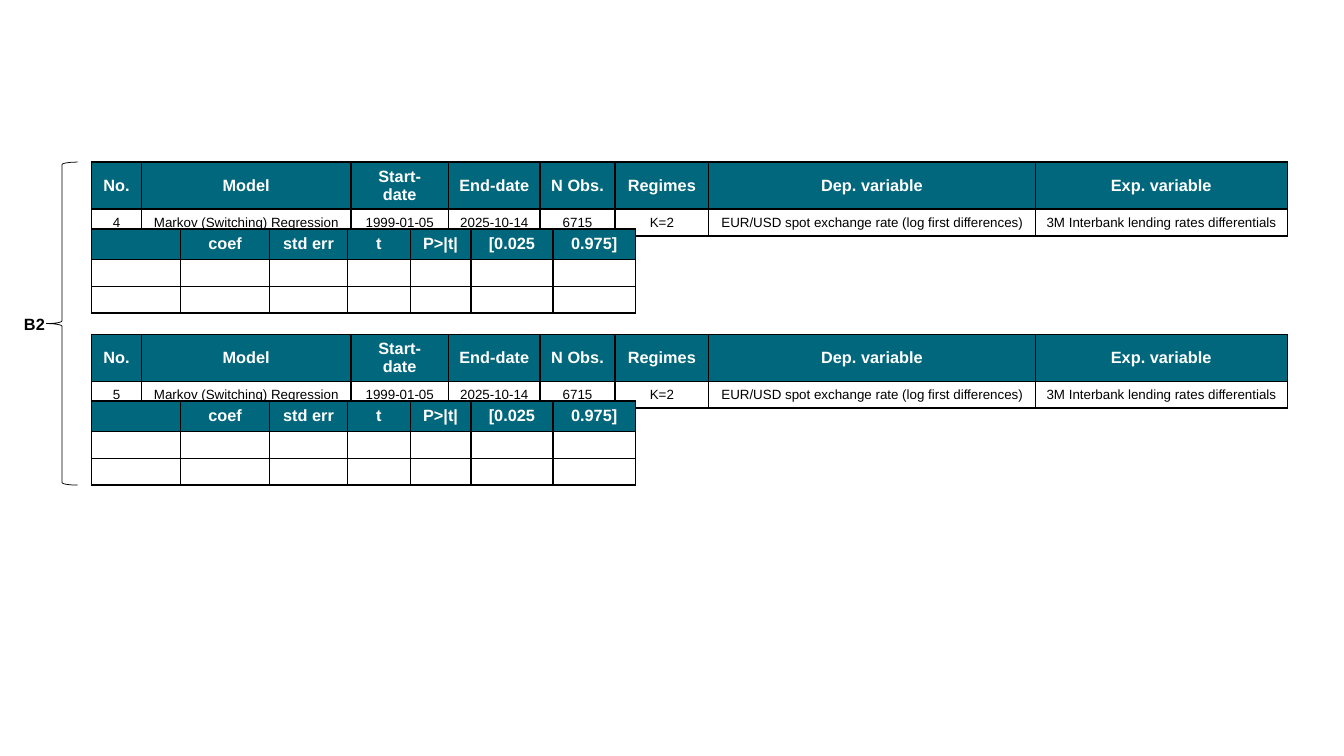
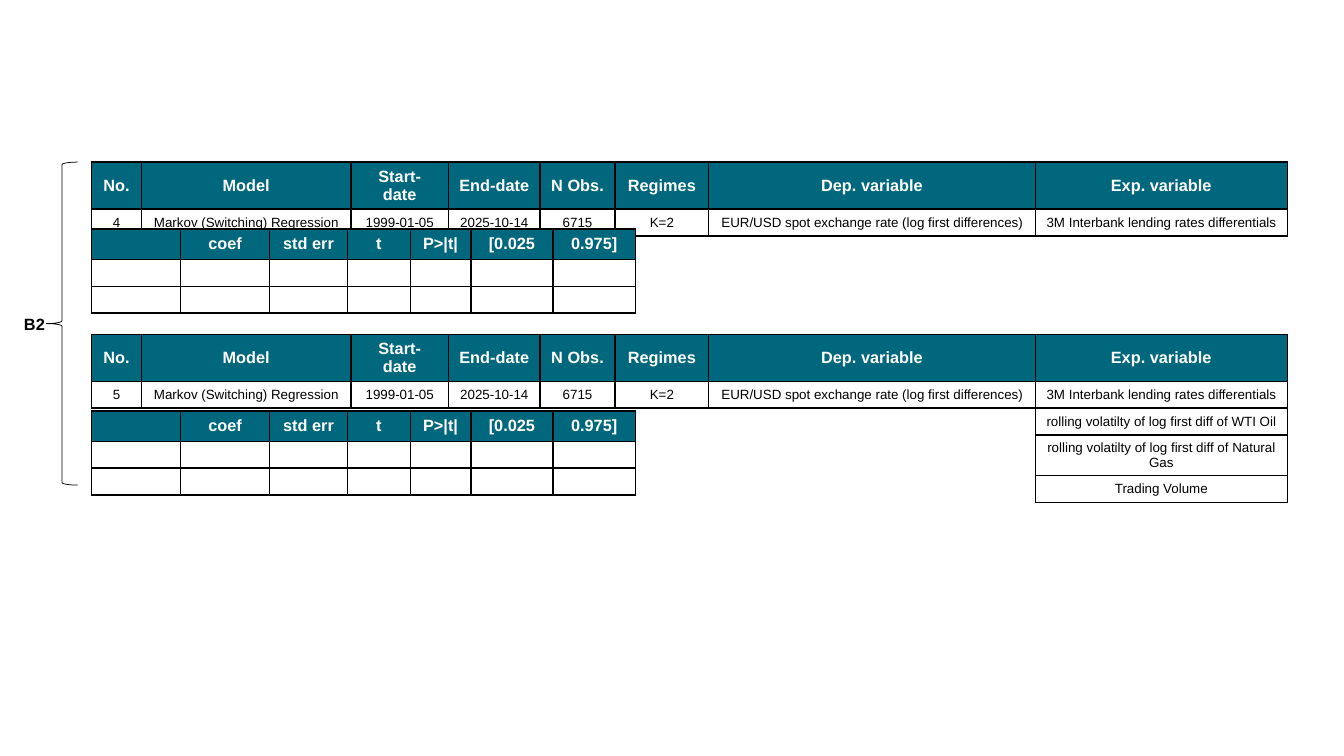
Before and after one commit to RobertHennings/Seminar, a slide deck: slide 19 of reports/presentation_pptx_version/PPTX_WiSo_Template.pptx. Drawn at 1344x756 pixels with LibreOffice and Linux fonts; fonts in the diff are those of the drawing; background and template pictures are left out. Boxes give left, top, right and bottom in pixels: in the first picture for what was removed or moved away, otherwise in the second. Text is boxed around its words. In the diff, an @@ line names an element or a change of style, - is before the commit and + after.

```diff
--- a/reports/presentation_pptx_version/PPTX_WiSo_Template.pptx
+++ b/reports/presentation_pptx_version/PPTX_WiSo_Template.pptx
@@ table at <box>92,334,1286,500</box> @@
+row 3:  |  |  |  |  |  |  | rolling volatilty of log first diff of WTI Oil
+row 4:  |  |  |  |  |  |  | rolling volatilty of log first diff of Natural Gas
+row 5:  |  |  |  |  |  |  | Trading Volume
@@ table: place and size @@
-table at <box>92,401,636,485</box>
+table at <box>92,411,636,495</box>
```
Also in this commit, not shown: 3 other slides changed, 21 other files.
